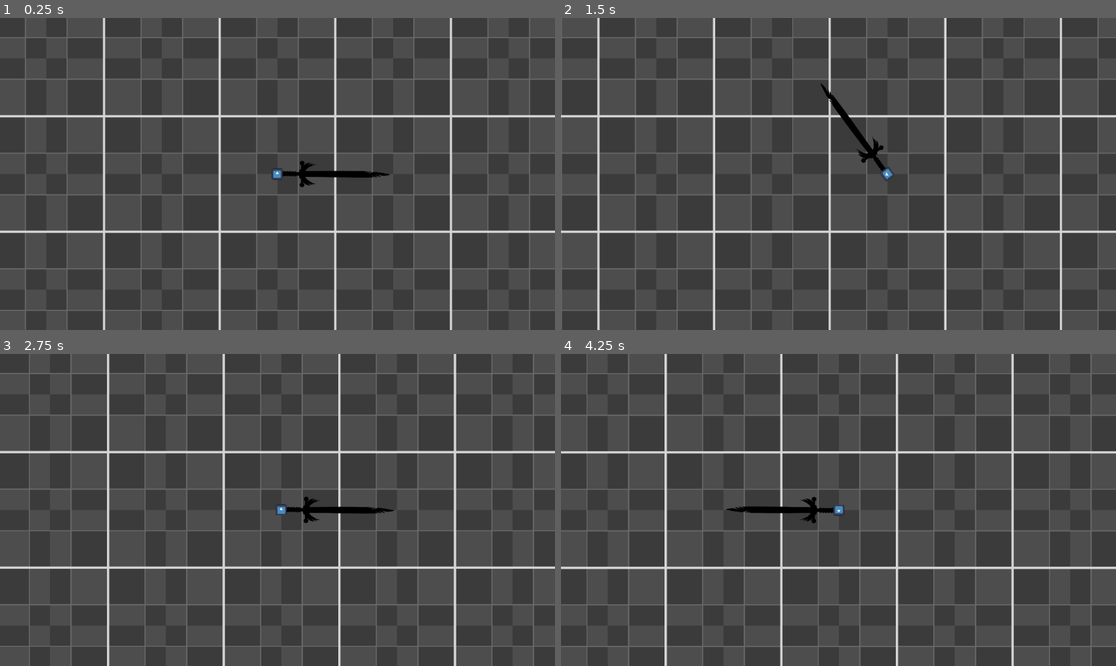
Above: before the commit, frames 1-4 (two rows, left to right).
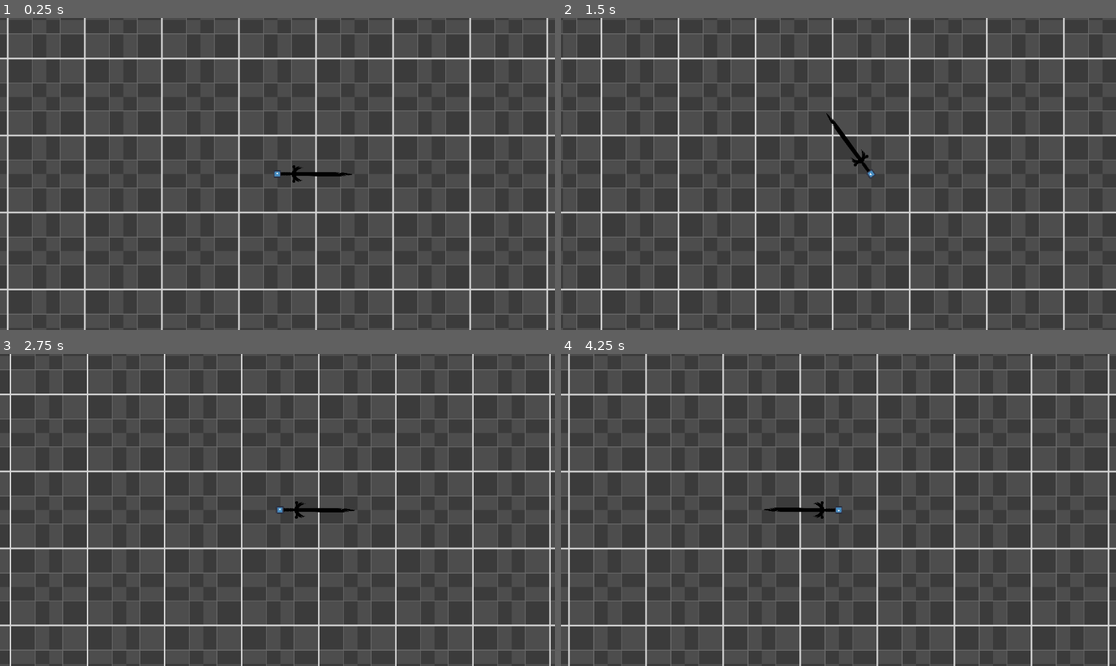
Above: after the commit, the same moments.

Repository: TreacherousDev/Sword-Movement-and-Rotation
Game: Godot game, scene res://sword.tscn
The game is run twice, just before and just after one commit, with the same random seed, the same clock (stepped at 60 frames per second) and the same inputs. The project has no main scene, so this scene is started directly. The engine's default icon, where the game draws it, is replaced by a stand-in: a white triangle on a blue panel in a dark square.
Inputs:
- Up to frame 1 (0.25 s): no input
- Up to frame 2 (1.5 s): tap Enter at 0.5 s; hold D (right) 0.53-1.28 s; tap Space at 0.77 s; hold S (down) from 1.28 s (still down)
- Up to frame 3 (2.75 s): tap Space at 1.52 s; release S (down) at 2.03 s; hold D (right) from 2.03 s (still down)
- Up to frame 4 (4.25 s): release D (right) at 2.78 s; hold W (up) 2.78-3.53 s; tap Space at 3.02, 3.77 s; hold A (left) from 3.53 s (still down)

The runs differ from the first frame. In frame 1, 16% of the frame differs, in the area x 0-100%, y 0-100%; in frame 2, 16%; in frame 3, 15%; in frame 4, 16%.

Commit message:
added support for custom sword sizes

Diff:
--- a/Sword.gd
+++ b/Sword.gd
@@ -2,7 +2,10 @@
 
 var rotating = false
 var orientation = "right"
+@onready var sword_size : int = texture.get_width()
 
+func _ready():
+	offset.x = sword_size / 2
 
 func _process(_delta):
 
@@ -37,13 +40,13 @@
 	if to_orientation == orientation:
 		match(orientation):
 			"right":
-				handle_rotation(target_rotation, Vector2(800, 0), "left", 1)
+				handle_rotation(target_rotation, Vector2.RIGHT * sword_size, "left", 1)
 			"down":
-				handle_rotation(target_rotation, Vector2(0, 800), "up", 1)
+				handle_rotation(target_rotation, Vector2.DOWN * sword_size, "up", 1)
 			"left":
-				handle_rotation(target_rotation, Vector2(-800, 0), "right", 1)
+				handle_rotation(target_rotation, Vector2.LEFT * sword_size, "right", 1)
 			"up":
-				handle_rotation(target_rotation, Vector2(0, -800), "down", 1)
+				handle_rotation(target_rotation, Vector2.UP * sword_size, "down", 1)
 	else:
 		handle_rotation(target_rotation, Vector2.ZERO, to_orientation, 0)
 
@@ -52,7 +55,7 @@
 	rotating = true
 
 	if move == true:
-		offset.x = -400
+		offset.x = -(sword_size / 2)
 		global_position += position_value
 
 	var tween = get_tree().create_tween()
@@ -60,7 +63,7 @@
 	await get_tree().create_timer(delay).timeout
 
 	if move == true:
-		offset.x = 400
+		offset.x = (sword_size / 2)
 		global_position += position_value
 
 	orientation = orientation_value
--- a/sword.tscn
+++ b/sword.tscn
@@ -20,7 +20,6 @@
 [node name="SwordSprite" type="Sprite2D" parent="."]
 position = Vector2(-2, 0)
 texture = ExtResource("1_4imja")
-offset = Vector2(400, 0)
 script = ExtResource("2_vuk08")
 
 [node name="Sprite2D" type="Sprite2D" parent="SwordSprite"]
@@ -29,7 +28,7 @@
 
 [node name="Camera2D" type="Camera2D" parent="SwordSprite"]
 position = Vector2(2, 0)
-zoom = Vector2(0.3, 0.3)
+zoom = Vector2(0.2, 0.2)
 position_smoothing_enabled = true
 position_smoothing_speed = 2.0
 
Binary file added: art/20747-4-transparent-sword-clip-art.png
Not shown, added: art/20747-4-transparent-sword-clip-art.png.import
